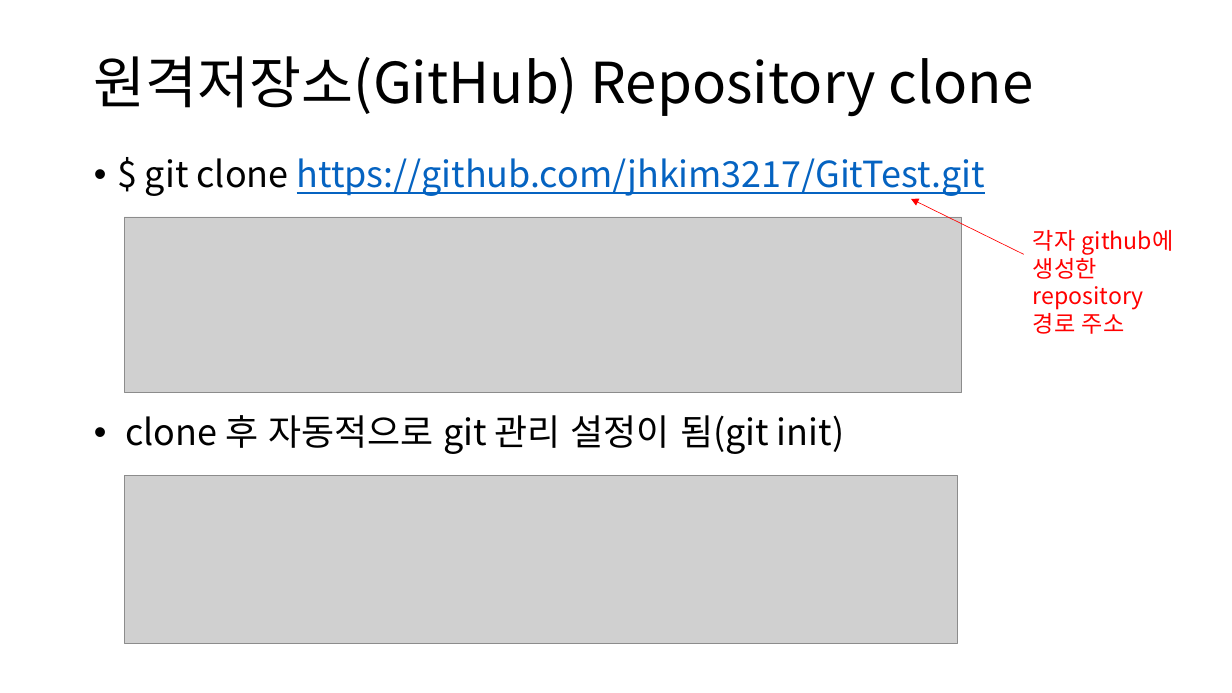
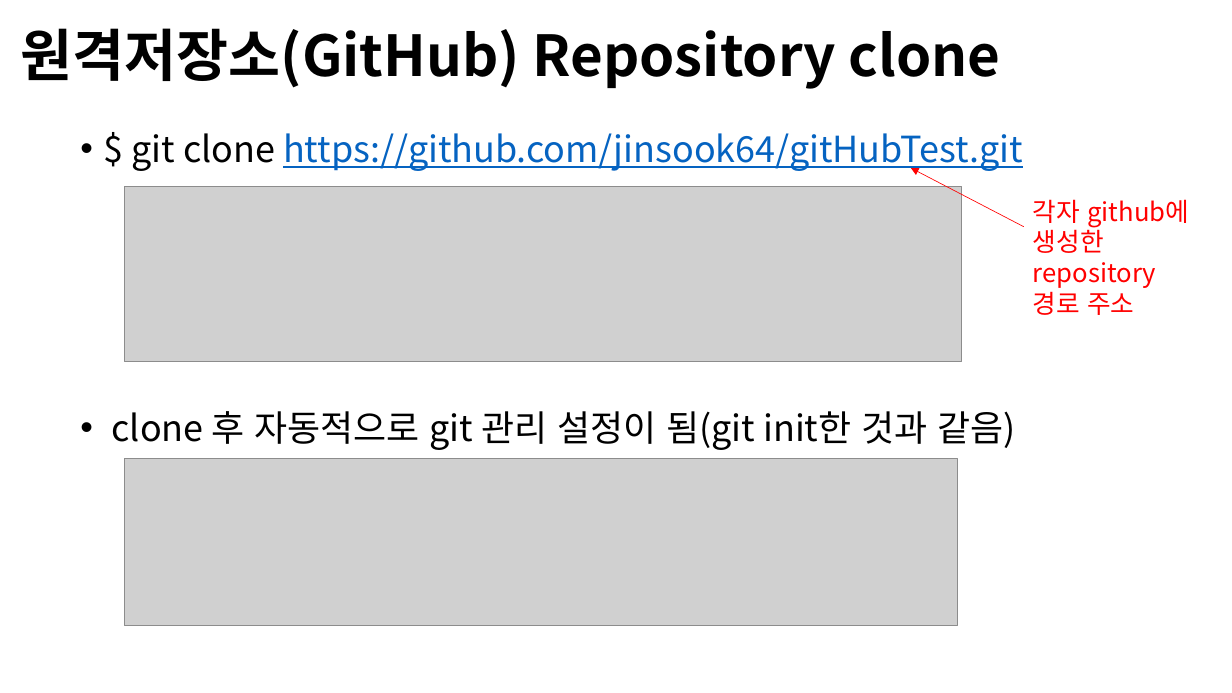
Before and after one commit to Open-Source-Programming/OpenSource-Lec, a slide deck: slide 8 of 09-Github1.pptx (slide 7 before the commit). Drawn at 1232x693 pixels with LibreOffice and Linux fonts; fonts in the diff are those of the drawing; grey boxes stand for pictures; background and template pictures are left out. Boxes give left, top, right and bottom in pixels: in the first picture for what was removed or moved away, otherwise in the second. Text is boxed around its words. In the diff, an @@ line names an element or a change of style, - is before the commit and + after.

```diff
--- a/09-Github1.pptx
+++ b/09-Github1.pptx
@@ title "원격저장소(GitHub) Repository clone": place and size @@
-title "원격저장소(GitHub) Repository clone" at (94, 56, 1034, 117)
+title "원격저장소(GitHub) Repository clone" at (21, 28, 1001, 89)
@@ title "원격저장소(GitHub) Repository clone" at (21, 28, 1001, 89): bold on @@
@@ text at (112, 133, 1023, 450): text changed; text colour #0563C1 to #000000 @@
-• $ git clone https://github.com/jhkim3217/GitTest.git
-• clone 후 자동적으로 git 관리 설정이 됨(git init)
+• $ git clone https://github.com/jinsook64/gitHubTest.git
+• clone 후 자동적으로 git 관리 설정이 됨(git init한 것과 같음)
@@ arrow moved from (1024, 254) - (911, 199) to (1024, 226) - (911, 168) @@
@@ picture: place and size @@
-picture at (124, 217, 962, 393)
+picture at (124, 187, 962, 362)
@@ text "각자 github에 생성한": place and size @@
-text "각자 github에 생성한" at (1033, 230, 1174, 334)
+text "각자 github에 생성한" at (1033, 199, 1189, 315)
@@ text "각자 github에 생성한" at (1033, 199, 1189, 315): size 18 to 20 pt @@
@@ picture: place and size @@
-picture at (124, 476, 958, 644)
+picture at (124, 458, 958, 627)
```
Also in this commit, not shown: 10 other slides changed, 16 slides added, 1 slide removed, 1 other file.
